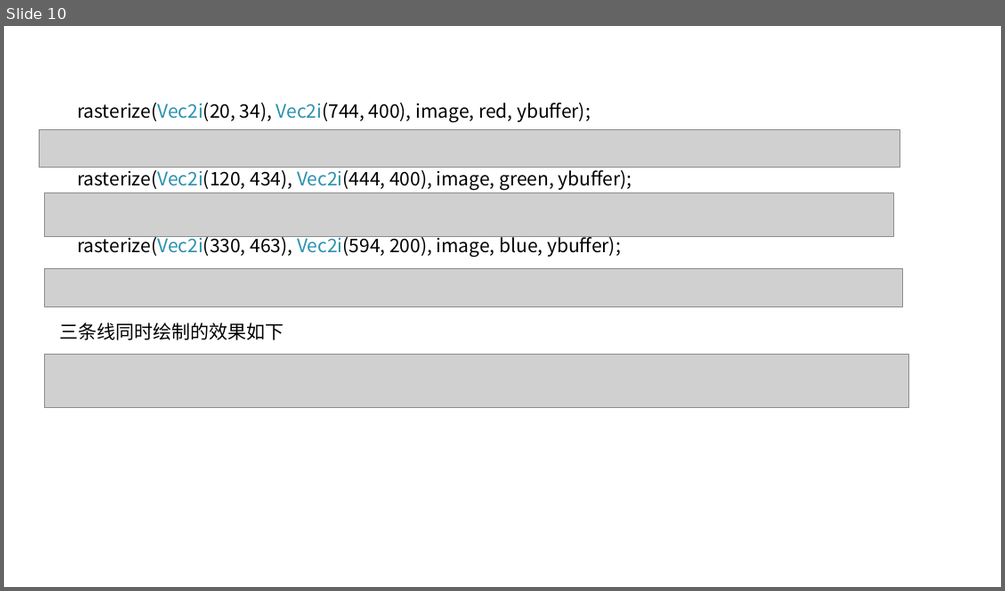
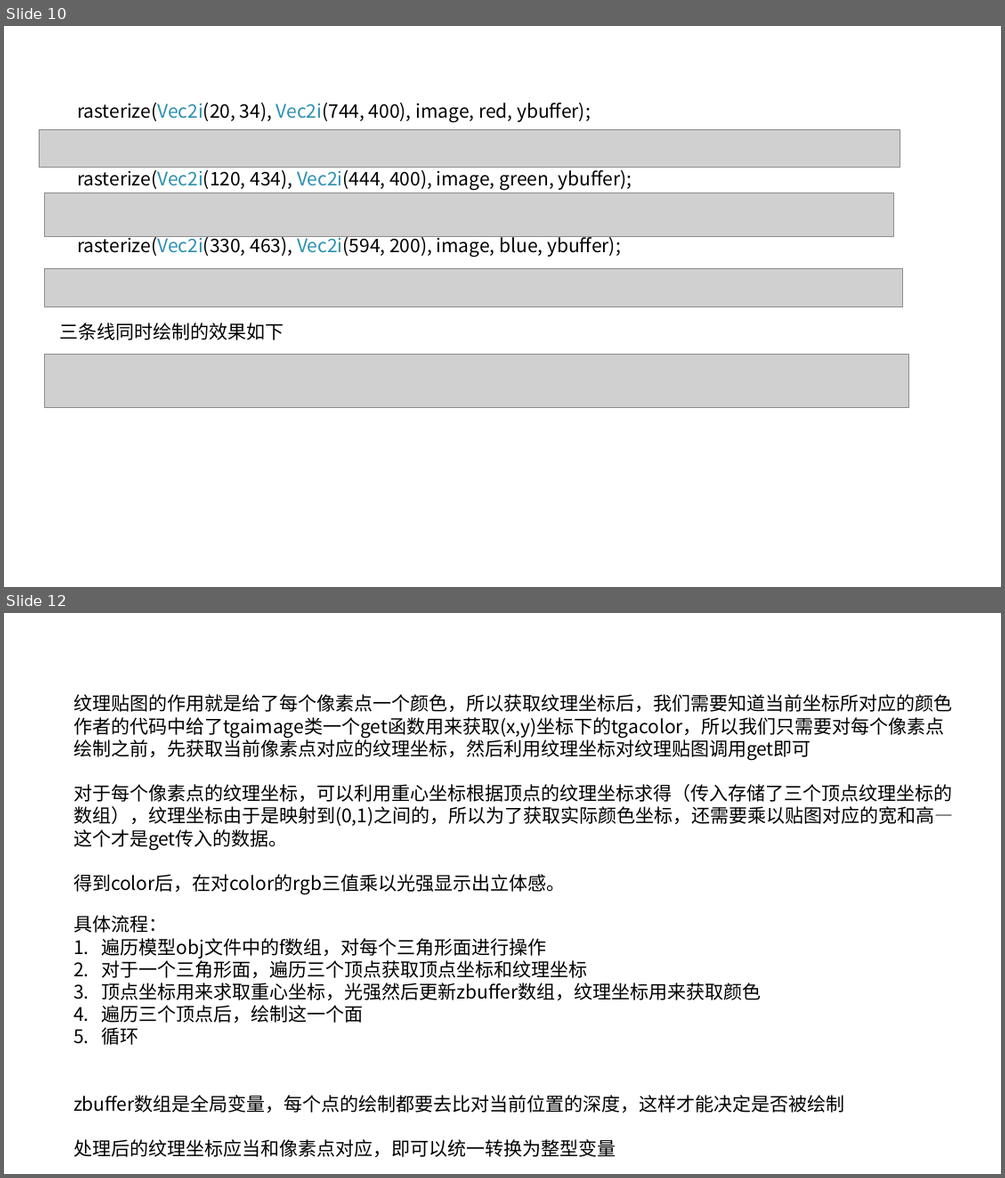
Before and after one commit to XTG111/Learn_tinyProject, a slide deck: render/TinyRenderer.pptx. Shown one above the other, each under a label of ours: slide 10 before the commit, slides 10 and 12 after it; the slides between them are not shown. The pictures are 1005x591 and 1005x1178 pixels, drawn with LibreOffice and Linux fonts; fonts in the diff are those of the drawing; grey boxes stand for pictures. Boxes give left, top, right and bottom in pixels: in the first picture for what was removed or moved away, otherwise in the second. Text is boxed around its words. In the diff, an @@ line names an element or a change of style, - is before the commit and + after.

Commit message:
使用纹理贴图着色
1. 通过obj文件获取纹理坐标
2. 利用重心坐标插值纹理坐标，求取每个像素点的纹理坐标
3. 纹理坐标乘以对应的纹理贴图宽和高求得对应像素点的颜色坐标
4. 利用get函数获得颜色，然后image.set绘制当前点，如果zbuffer小于z值

```diff
--- a/render/TinyRenderer.pptx
+++ b/render/TinyRenderer.pptx
@@ slide 12 added at (4,613,1001,1174), background #FFFFFF @@
@@ text added at (73,694,953,894), 18 pt, text #000000 @@
+纹理贴图的作用就是给了每个像素点一个颜色，所以获取纹理坐标后，我们需要知道当前坐标所对应的颜色
+作者的代码中给了tgaimage类一个get函数用来获取(x,y)坐标下的tgacolor，所以我们只需要对每个像素点绘制之前，先获取当前像素点对应的纹理坐标，然后利用纹理坐标对纹理贴图调用get即可
+对于每个像素点的纹理坐标，可以利用重心坐标根据顶点的纹理坐标求得（传入存储了三个顶点纹理坐标的数组），纹理坐标由于是映射到(0,1)之间的，所以为了获取实际颜色坐标，还需要乘以贴图对应的宽和高—这个才是get传入的数据。
+得到color后，在对color的rgb三值乘以光强显示出立体感。
@@ text added at (73,915,845,1157), 18 pt, text #000000 @@
+具体流程：
+1. 遍历模型obj文件中的f数组，对每个三角形面进行操作
+2. 对于一个三角形面，遍历三个顶点获取顶点坐标和纹理坐标
+3. 顶点坐标用来求取重心坐标，光强然后更新zbuffer数组，纹理坐标用来获取颜色
+4. 遍历三个顶点后，绘制这一个面
+5. 循环
+zbuffer数组是全局变量，每个点的绘制都要去比对当前位置的深度，这样才能决定是否被绘制
+处理后的纹理坐标应当和像素点对应，即可以统一转换为整型变量
```
Also in this commit, not shown: 1 slide changed, 23 other files.
